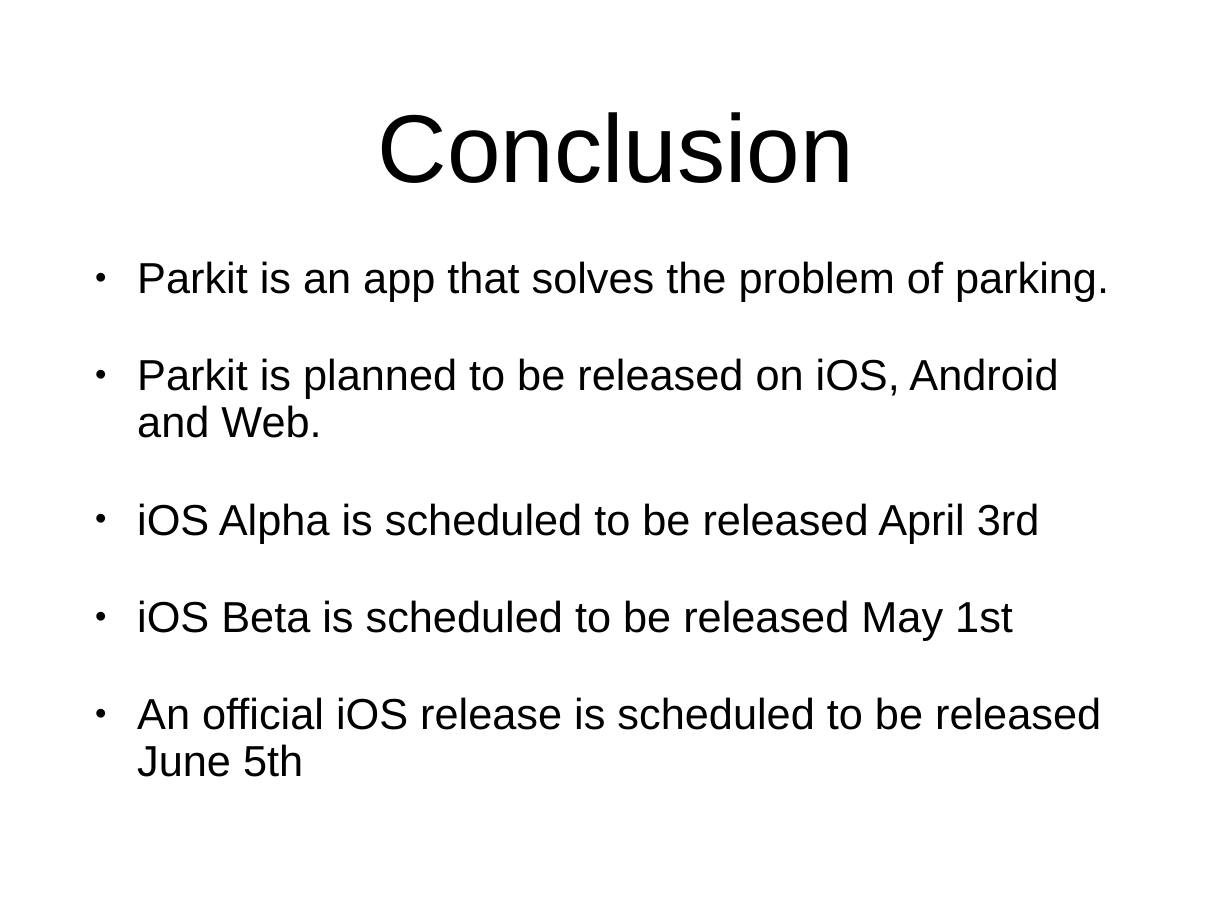
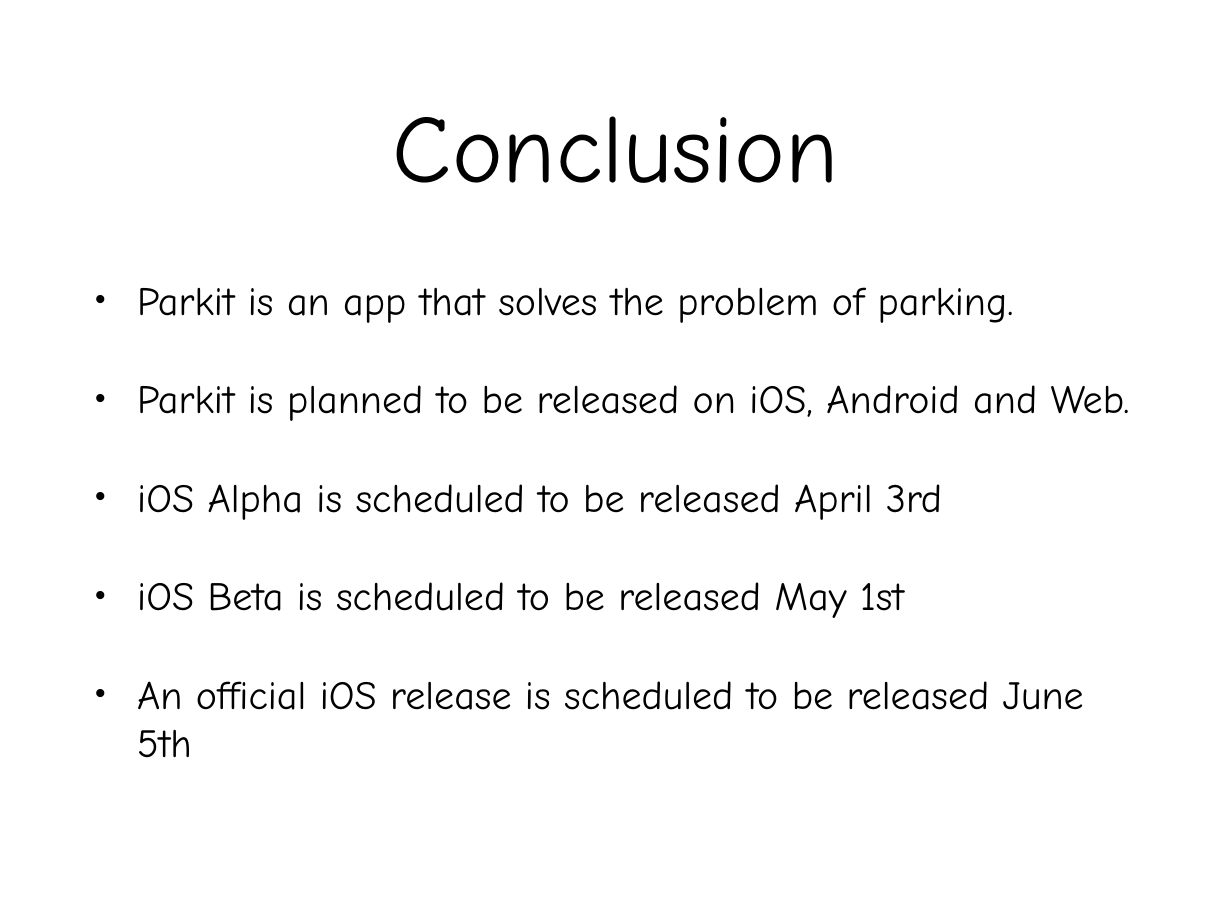
Before and after one commit to Tohoma/Parkit, a slide deck: slide 21 of docs/PARKIT Powerpoint.pptx (slide 20 before the commit). Drawn at 1232x924 pixels with LibreOffice and Linux fonts; fonts in the diff are those of the drawing. Boxes give left, top, right and bottom in pixels: in the first picture for what was removed or moved away, otherwise in the second. Text is boxed around its words. In the diff, an @@ line names an element or a change of style, - is before the commit and + after.

```diff
--- a/docs/PARKIT Powerpoint.pptx
+++ b/docs/PARKIT Powerpoint.pptx
@@ title "Conclusion" at <box>393,116,839,183</box>: font Arial to Comic Neue @@
@@ text "Parkit is an app that ..." at <box>137,287,1130,758</box>: size 36 to 33.3 pt, font Arial to Comic Neue; line spacing 0.9 to 1 @@
```
Also in this commit, not shown: 7 other slides changed, 1 slide added, 5 other files.
